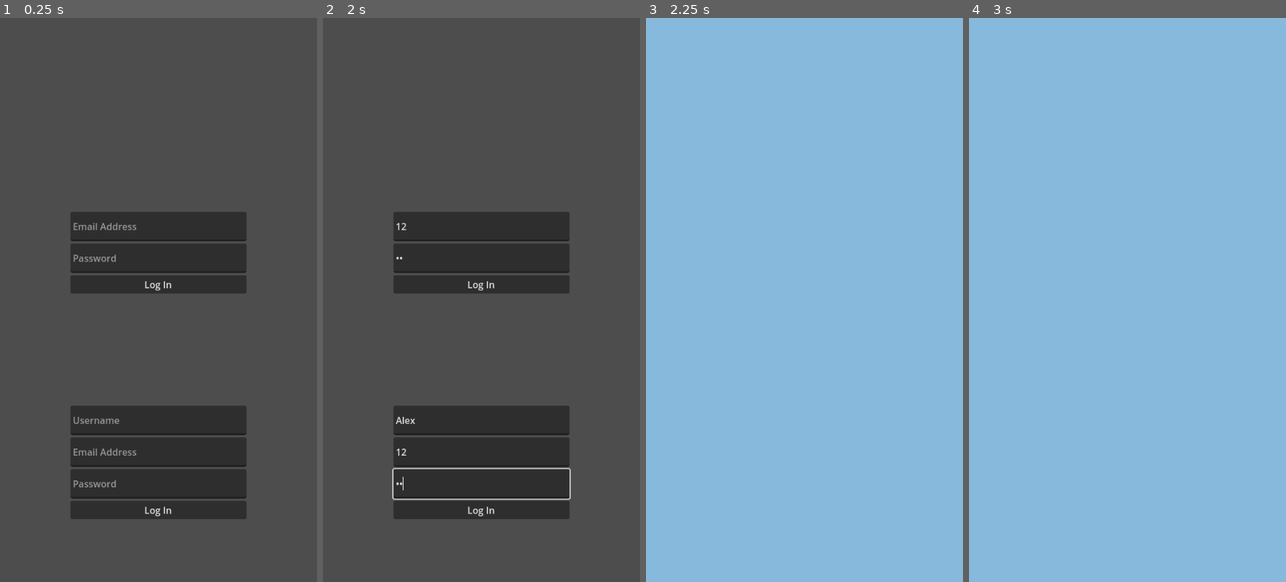
Above: before the commit, frames 1-4 (left to right).
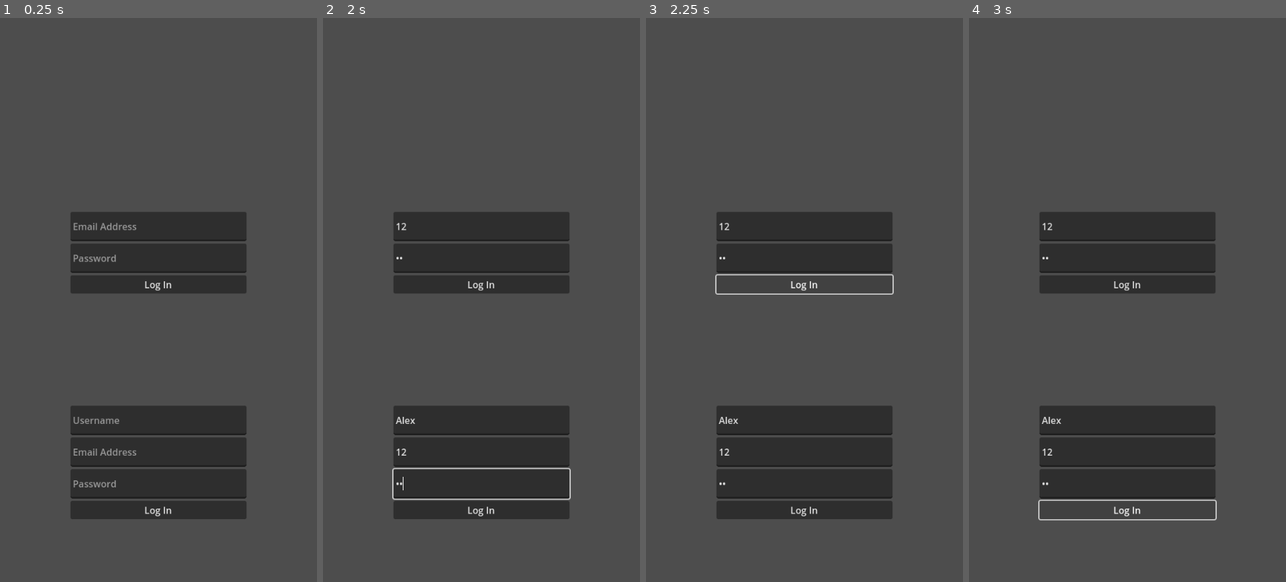
Above: after the commit, the same moments.

Repository: DrowningTime/LifeGrind
Game: Godot game, scene res://MainMenu/MainMenu.tscn
Same seed, same stepped clock (60 frames per second), same inputs: the game is played once before the commit and once after it.
Inputs (mouse positions are in pixels of both pictures, inside the frame that each line leads up to):
- Up to frame 1 (0.25 s): no input
- Up to frame 2 (2 s): click (481, 226) at 0.52 s; type "12" at 0.6 s; click (481, 260) at 0.75 s; type "12" at 0.83 s; click (481, 418) at 0.98 s; type "Alex" at 1.07 s; click (481, 452) at 1.27 s; type "12" at 1.35 s; click (481, 486) at 1.5 s; type "12" at 1.58 s
- Up to frame 3 (2.25 s): click "Log In" at 2 s
- Up to frame 4 (3 s): click (1127, 508) at 2.75 s, where only the run after the commit has a clickable "Log In"

Frames 1-2 are identical in both runs. In frame 3, 100% of the frame differs, in the area x 0-100%, y 0-100%; in frame 4, 100%.
Error before the commit: Invalid access to property or key 'user' on a base object of type 'Nil'. (res://World/World.gd:10)
Error after the commit: Attempt to call function 'eof_reached' in base 'null instance' on a null instance. (res://APIAgent/APIAgent.gd:64)

Commit message:
Updated test to use data and began Area drawing implementation. Area layout in progress.

Diff:
--- a/APIAgent/APIAgent.gd
+++ b/APIAgent/APIAgent.gd
@@ -1,41 +1,46 @@
 extends Node
 
 const API = "https://life-grind-be.onrender.com/api/v1"
+const TESTDATA_PATH = r"M:\Godot Projects\TestData\TestData.json"
 
 var player_data = {}
 var http_request :  HTTPRequest
 var response_body
+var test_data
 
 # Called when the node enters the scene tree for the first time.
 func _ready():
 	http_request = HTTPRequest.new()
 	add_child(http_request)
 	http_request.connect("request_completed",Callable(self,"_on_request_completed"))
+	test_data = _get_test_data()
+	print(test_data.login)
+	print(test_data.areas)
+
 
 # Called every frame. 'delta' is the elapsed time since the previous frame.
-func _process(delta):
+func _process(_delta):
 	pass
 
 # Attempt to Login to backend and if successful, load the response text into var player_data
 func signIn(data):
 	var url = str(API + "/login")
 	var headers = PackedStringArray(["Accept: application/json","Content-Type: application/json"])
-	var json = JSON.stringify(data)
+	#TEST DATA USED
+	var json = JSON.stringify(test_data.login)
+	#var json = JSON.stringify(data)
 	http_request.request(url,headers,HTTPClient.METHOD_POST,json)
-	APIAgent.player_data = response_body
-	var scene_tree = get_tree()
-	scene_tree.change_scene_to_file("res://World/World.tscn")
 
+# Attempt to SignUp to backend and if successful, load the response text into var player_data
 func signUp(data):
 	var url = str(API + "/users")
 	var headers = PackedStringArray(["Accept: application/json","Content-Type: application/json"])
 	var json = JSON.stringify(data)
 	http_request.request(url,headers,HTTPClient.METHOD_POST,json)
-	APIAgent.player_data = response_body
-	var scene_tree = get_tree()
-	scene_tree.change_scene_to_file("res://World/World.tscn")
+
 
 # Handle request errors and store response text into Node var for use
+#USING TEST DATA!
 func _on_request_completed(result, response_code, headers, body):
 	if result != 0:
 		print("HTTP request failed with error:", result)
@@ -48,3 +53,15 @@
 		print("body :" + body.get_string_from_utf8())
 		var byte_array_as_string = body.get_string_from_utf8()
 		APIAgent.response_body = JSON.parse_string(byte_array_as_string)
+		#APIAgent.player_data = response_body
+		APIAgent.player_data = test_data.areas
+		var scene_tree = get_tree()
+		scene_tree.change_scene_to_file("res://World/World.tscn")
+
+func _get_test_data():
+	var file = FileAccess.open(TESTDATA_PATH, FileAccess.READ)
+	var content = {}
+	while !file.eof_reached():
+		content.login = JSON.parse_string(file.get_line())
+		content.areas = JSON.parse_string(file.get_line())
+	return content
--- a/World/World.gd
+++ b/Area/Area.gd
@@ -1,14 +1,14 @@
 extends Node2D
 
+var area_data = {}
 
 # Called when the node enters the scene tree for the first time.
 func _ready():
-	var player_scene = preload("res://Player/Player.tscn")
-	var player = player_scene.instantiate()
-	player.build_player_data()
-	add_child(player)
-	print("Hello " + str($Player.player_data.user.username))
+	var text_container = $VBoxContainer
+	var area_label = Label.new()
+	area_label.text = "AREA " + area_data.name
+	text_container.add_child(area_label)
 
 # Called every frame. 'delta' is the elapsed time since the previous frame.
-func _process(delta):
+func _process(_delta):
 	pass
--- /dev/null
+++ b/Area/Area.tscn
@@ -0,0 +1,10 @@
+[gd_scene load_steps=2 format=3 uid="uid://dimc3apuopuxd"]
+
+[ext_resource type="Script" path="res://Area/Area.gd" id="1_65n30"]
+
+[node name="Area" type="Node2D"]
+script = ExtResource("1_65n30")
+
+[node name="VBoxContainer" type="VBoxContainer" parent="."]
+offset_right = 40.0
+offset_bottom = 40.0
--- a/MainMenu/LogInMenu.gd
+++ b/MainMenu/LogInMenu.gd
@@ -2,10 +2,10 @@
 
 const API = "https://life-grind-be.onrender.com/api/v1"
 
-var email = "test01@email.com"
-var password = "1234"
-var username = "username"
-var http_request :  HTTPRequest
+var email = ""
+var password = ""
+var username = ""
+#var http_request :  HTTPRequest
 
 func _ready():
 	pass
@@ -18,7 +18,7 @@
 
 func _on_log_in_button_pressed():
 	var data = {"user" : {"email": email,"password": password}}
-	$APIAgent.signIn(data)
+	APIAgent.signIn(data)
 
 func _on_reg_email_box_text_changed(text):
 	email = text
@@ -31,4 +31,5 @@
 
 func _on_register_button_pressed():
 	var data = {"user" : {"email": email,"password": password, "username": username}}
-	$APIAgent.signUp(data)
+	print("Login Attempt with: " + str(data))
+	APIAgent.signUp(data)
--- a/MainMenu/MainMenu.tscn
+++ b/MainMenu/MainMenu.tscn
@@ -1,7 +1,6 @@
-[gd_scene load_steps=3 format=3 uid="uid://bdtjcyclskphr"]
+[gd_scene load_steps=2 format=3 uid="uid://bdtjcyclskphr"]
 
 [ext_resource type="Script" path="res://MainMenu/LogInMenu.gd" id="1_yef5k"]
-[ext_resource type="PackedScene" uid="uid://dy2nmint61ygc" path="res://APIAgent/APIAgent.tscn" id="2_d5c8y"]
 
 [node name="Control" type="Control"]
 layout_mode = 3
@@ -43,8 +42,6 @@
 [node name="LogInButton" type="Button" parent="VBoxContainer"]
 layout_mode = 2
 text = "Log In"
-
-[node name="APIAgent" parent="." instance=ExtResource("2_d5c8y")]
 
 [node name="RegisterContainer" type="VBoxContainer" parent="."]
 custom_minimum_size = Vector2(300, 150)
--- /dev/null
+++ b/Map/Map.gd
@@ -0,0 +1,40 @@
+extends Node2D
+
+var player_data = {}
+var area_mapping = {}
+
+# Called when the node enters the scene tree for the first time.
+func _ready():
+	var viewport_size = get_viewport_rect().size
+	_determine_layout(viewport_size)
+	_welcome_message()
+	_draw_areas()
+
+# Called every frame. 'delta' is the elapsed time since the previous frame.
+func _process(_delta):
+	pass
+
+func _welcome_message():
+	#var greeting_box = $GreetingMessageBox
+	#greeting_box.position.x = 0
+	#greeting_box.position.y = 0
+	$GreetingMessageBox/GreetingMessageText.text = "Hello, " + str(player_data.user.username)
+	#$Area0.position.x = viewport_size.x/2
+	#$Area0.position.y = viewport_size.y/2
+
+func _draw_areas():
+	for area in player_data.user.areas:
+		var area_scene = preload("res://Area/Area.tscn")
+		var area_node = area_scene.instantiate()
+		area_node.name = str(area.id)
+		area_node.area_data = area
+		var test = area_node.get_child(0)
+		print(str(test.size.x))
+		#area_node.global_position.x = area_mapping[str(area.id)].x - area_node.rect_size / 2
+		area_node.global_position.y = area_mapping[str(area.id)].y
+		add_child(area_node)
+
+func _determine_layout(viewport_size):
+	area_mapping = {"1": {"x": viewport_size.x/2, "y": viewport_size.y/2 },
+	"2": {"x": viewport_size.x/2, "y": 50 }}
+	return area_mapping
--- a/Map/Map.tscn
+++ b/Map/Map.tscn
@@ -1,6 +1,7 @@
-[gd_scene load_steps=4 format=3 uid="uid://iiwah4kpqlot"]
+[gd_scene load_steps=5 format=3 uid="uid://iiwah4kpqlot"]
 
 [ext_resource type="Texture2D" uid="uid://dis1qhcagnwrr" path="res://TileMaps/SeaMap01.png" id="1_sdoyb"]
+[ext_resource type="Script" path="res://Map/Map.gd" id="1_sjxsi"]
 
 [sub_resource type="TileSetAtlasSource" id="TileSetAtlasSource_t5ouk"]
 texture = ExtResource("1_sdoyb")
@@ -611,6 +612,7 @@
 sources/2 = SubResource("TileSetAtlasSource_t5ouk")
 
 [node name="Map" type="Node2D"]
+script = ExtResource("1_sjxsi")
 
 [node name="MapBase" type="CanvasLayer" parent="."]
 layer = -1
@@ -620,3 +622,10 @@
 format = 2
 layer_0/name = "1"
 layer_0/tile_data = PackedInt32Array(0, 2, 0, 1, 2, 0, 2, 2, 0, 65538, 2, 0, 65539, 2, 0, 65540, 2, 0, 65541, 2, 0, 655 …(21817 unchanged characters)…
+
+[node name="GreetingMessageBox" type="BoxContainer" parent="."]
+anchors_preset = -1
+
+[node name="GreetingMessageText" type="Label" parent="GreetingMessageBox"]
+layout_mode = 2
+text = "Hello test1"
--- a/Player/Player.gd
+++ b/Player/Player.gd
@@ -10,8 +10,9 @@
 	player_data = APIAgent.player_data
 	var map_scene = preload("res://Map/Map.tscn")
 	var map = map_scene.instantiate()
+	map.player_data = player_data
 	add_child(map)
 
 # Called every frame. 'delta' is the elapsed time since the previous frame.
-func _process(delta):
+func _process(_delta):
 	pass
--- a/World/World.tscn
+++ b/World/World.tscn
@@ -6,3 +6,4 @@
 script = ExtResource("1_fspqe")
 
 [node name="Camera2D" type="Camera2D" parent="."]
+anchor_mode = 0
